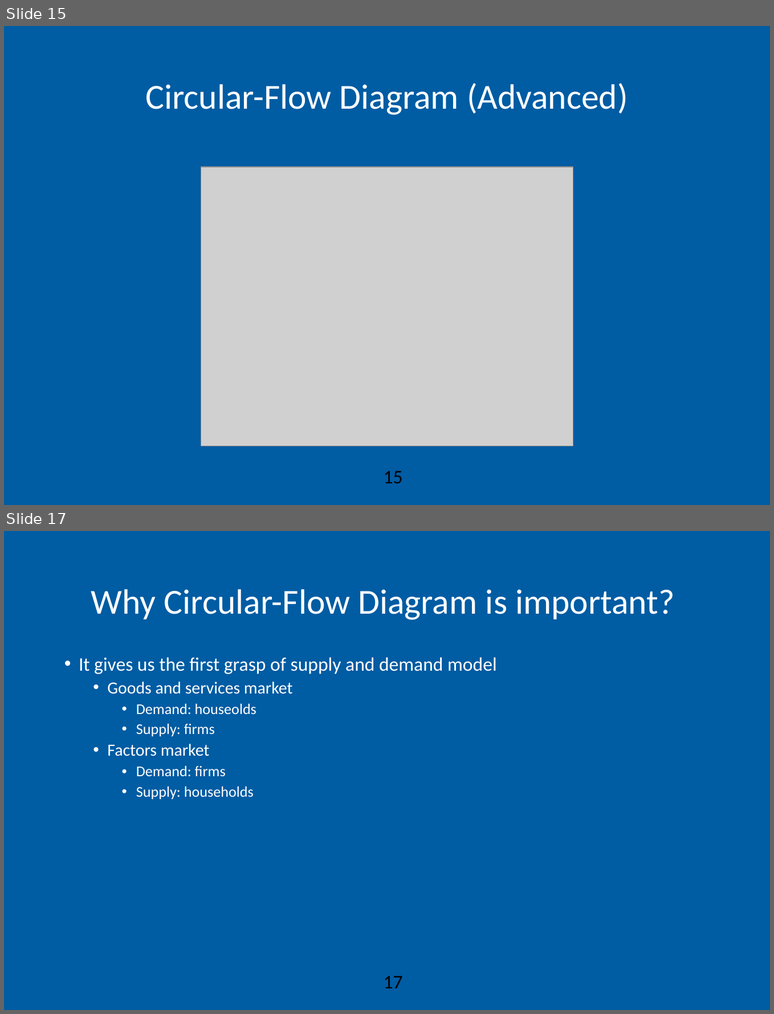
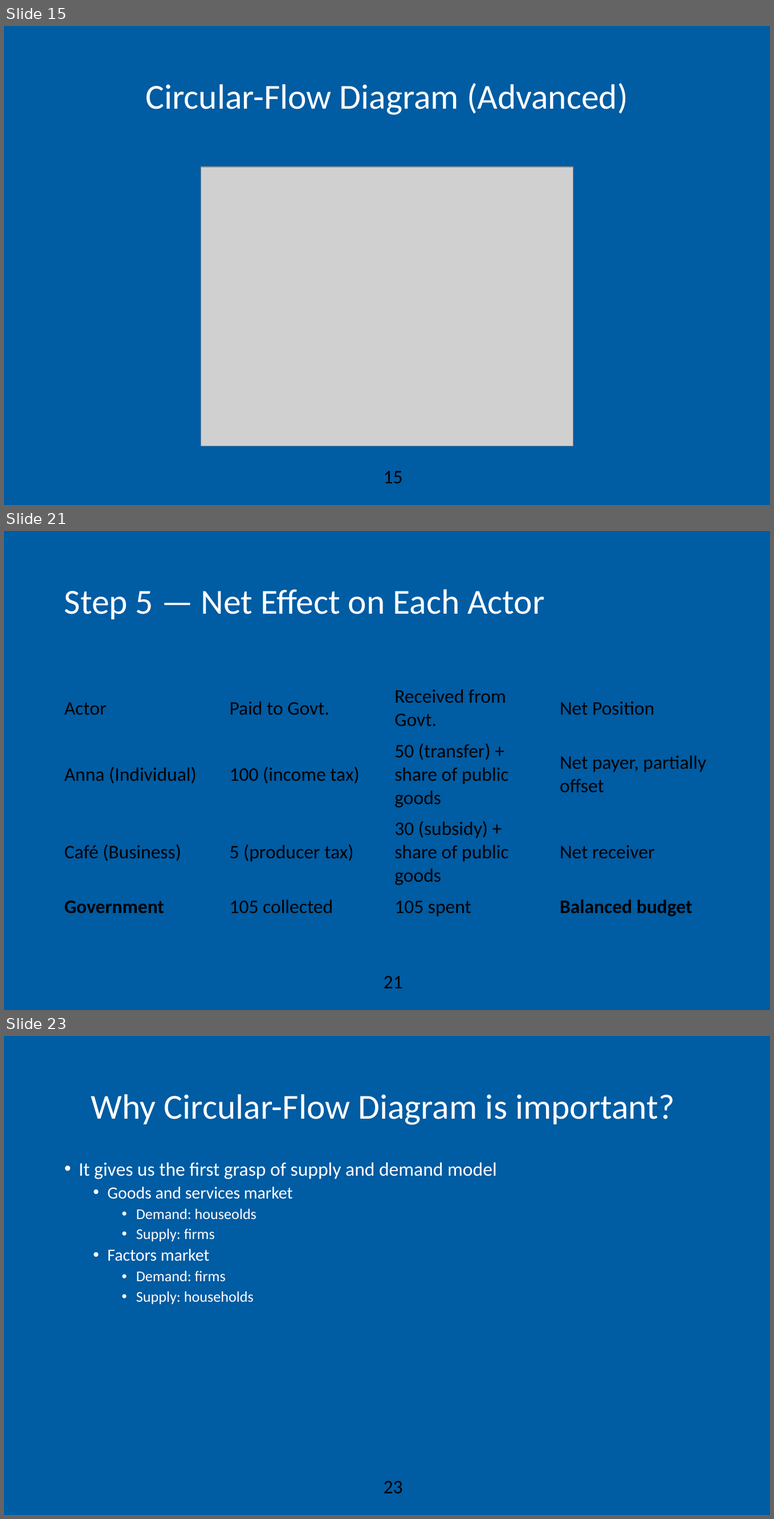
Before and after one commit to AEGDDI/idr305, a slide deck: lectures/L2.pptx. Shown one above the other, each under a label of ours: slides 15 and 17 before the commit, slides 15, 21 and 23 after it; the slides between them are not shown. The pictures are 774x1014 and 774x1519 pixels, drawn with LibreOffice and Linux fonts; fonts in the diff are those of the drawing; grey boxes stand for pictures; background and template pictures are left out. Boxes give left, top, right and bottom in pixels: in the first picture for what was removed or moved away, otherwise in the second. Text is boxed around its words. In the diff, an @@ line names an element or a change of style, - is before the commit and + after.

```diff
--- a/lectures/L2.pptx
+++ b/lectures/L2.pptx
@@ slide 21 added at box(4, 531, 770, 1010), background #FFFFFF; not listed: 2 template elements that a slide beside it also shows @@
@@ title added at box(64, 589, 545, 619), 33 pt, text #FFFFFF @@
+Step 5 — Net Effect on Each Actor
@@ table added at box(57, 681, 719, 919), 4 rows, 4 columns @@
+Actor | Paid to Govt. | Received from Govt. | Net Position
+Anna (Individual) | 100 (income tax) | 50 (transfer) + share of public goods | Net payer, partially offset
+Café (Business) | 5 (producer tax) | 30 (subsidy) + share of public goods | Net receiver
+Government | 105 collected | 105 spent | Balanced budget
@@ what was slide 17 is now slide 23 @@
@@ page number at box(384, 1481, 403, 1493): text changed @@
-17
+23
```
Also in this commit, not shown: 4 slides changed, 5 other slides added, 1 other file.
